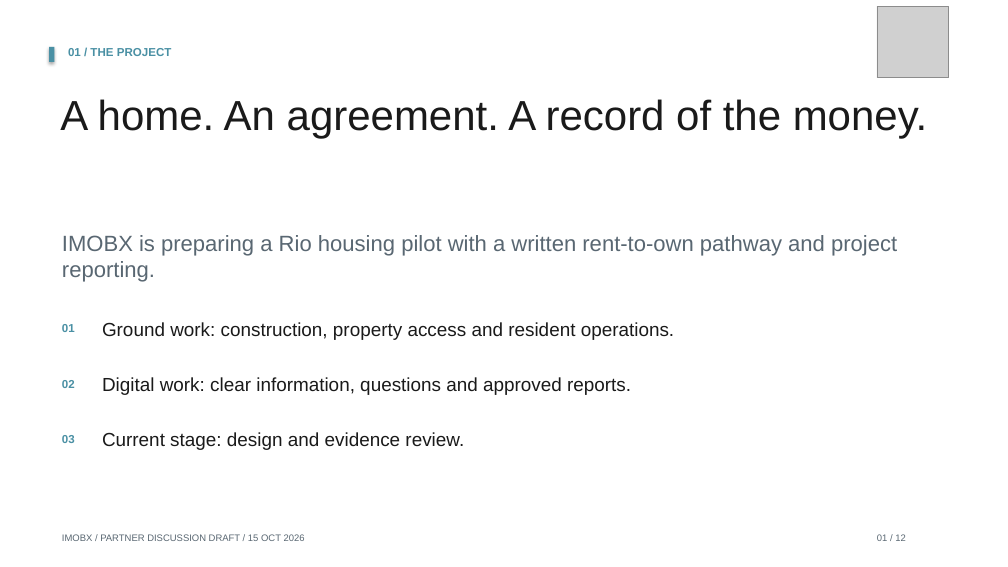
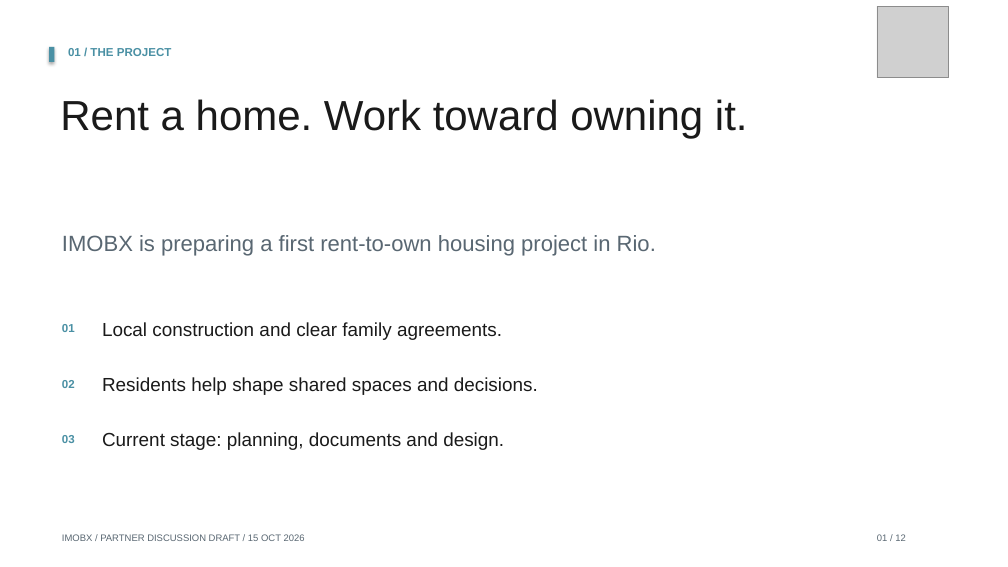
Before and after one commit to Siah-kin/imobx-website, a slide deck: slide 1 of pitchdeck.pptx. Drawn at 1008x567 pixels with LibreOffice and Linux fonts; fonts in the diff are those of the drawing; grey boxes stand for pictures. Boxes give left, top, right and bottom in pixels: in the first picture for what was removed or moved away, otherwise in the second. Text is boxed around its words. In the diff, an @@ line names an element or a change of style, - is before the commit and + after.

Commit message:
Explain the housing and DAO model in everyday language

```diff
--- a/pitchdeck.pptx
+++ b/pitchdeck.pptx
@@ text at box(60, 99, 748, 138): text changed @@
-A home. An agreement. A record of the money.
+Rent a home. Work toward owning it.
@@ text at box(62, 235, 656, 256): text changed @@
-IMOBX is preparing a Rio housing pilot with a written rent-to-own pathway and project reporting.
+IMOBX is preparing a first rent-to-own housing project in Rio.
@@ text at box(102, 322, 502, 340): text changed @@
-Ground work: construction, property access and resident operations.
+Local construction and clear family agreements.
@@ text at box(102, 377, 538, 395): text changed @@
-Digital work: clear information, questions and approved reports.
+Residents help shape shared spaces and decisions.
@@ text at box(102, 432, 504, 450): text changed @@
-Current stage: design and evidence review.
+Current stage: planning, documents and design.
```
Also in this commit, not shown: 11 other slides changed, 26 other files.
